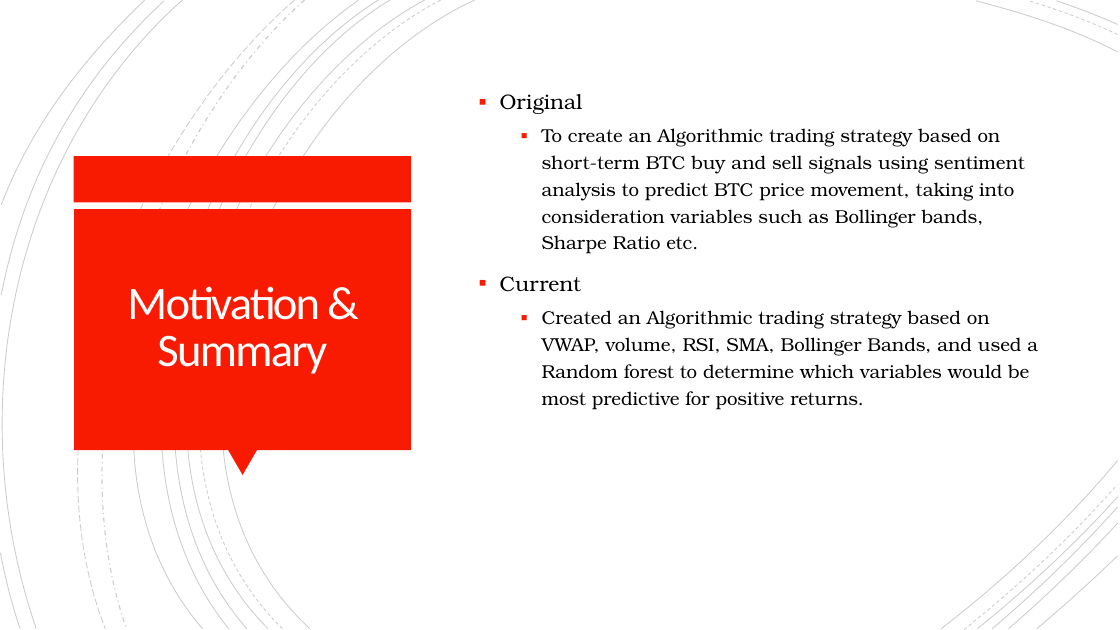
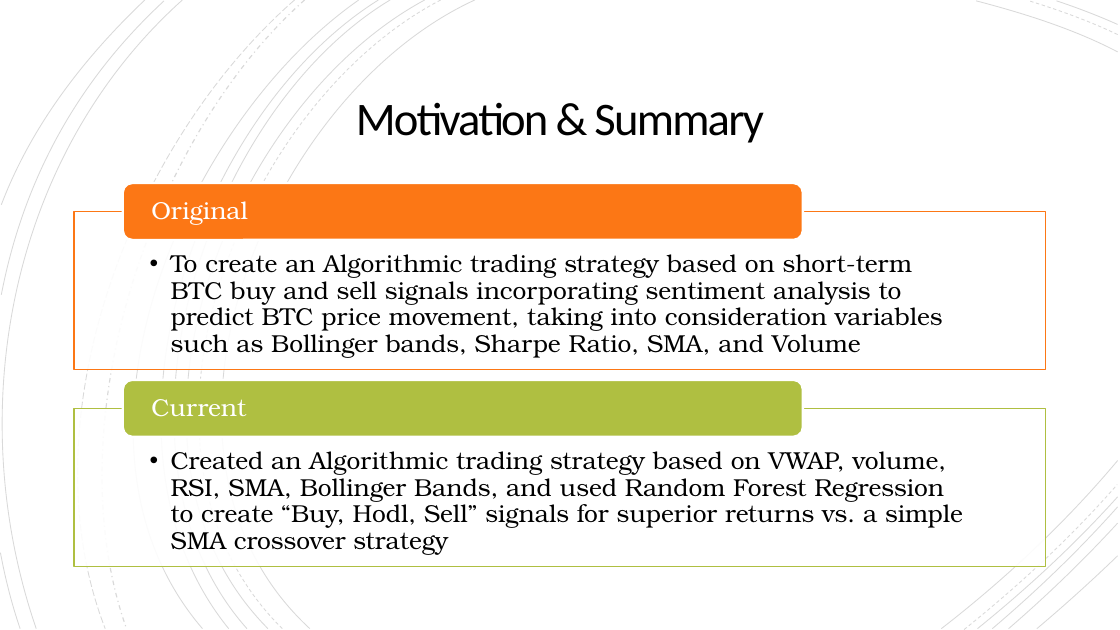
Before and after one commit to hammer888-tech/project2_algo_trading, a slide deck: slide 2 of Project_2-Algo-Trading.pptx. Drawn at 1120x630 pixels with LibreOffice and Linux fonts; fonts in the diff are those of the drawing. Boxes give left, top, right and bottom in pixels: in the first picture for what was removed or moved away, otherwise in the second. Text is boxed around its words. In the diff, an @@ line names an element or a change of style, - is before the commit and + after.

```diff
--- a/Project_2-Algo-Trading.pptx
+++ b/Project_2-Algo-Trading.pptx
@@ rectangle added at <box>0,0,1120,630</box>, fill #FFFFFF @@
@@ group added at <box>0,0,1118,630</box>: 17 freeform shapes @@
@@ title "Motivation & Summary": place and size @@
-title "Motivation & Summary" at <box>127,286,327,374</box>
+title "Motivation & Summary" at <box>356,102,764,143</box>
@@ title "Motivation & Summary" at <box>356,102,764,143</box>: text colour #FFFEFF to #000000 @@
@@ text removed at <box>500,94,1038,410</box> @@
-▪ Original
-  ▪ To create an Algorithmic trading strategy based on short-term BTC buy and sell signals using sentiment analysis to predict BTC price movement, taking into consideration variables such as Bollinger bands, Sharpe Ratio etc.
-▪ Current
-  ▪ Created an Algorithmic trading strategy based on VWAP, volume, RSI, SMA, Bollinger Bands, and used a Random forest to determine which variables would be most predictive for positive returns.
@@ rectangle removed at <box>74,156,412,202</box> @@
@@ rectangle removed at <box>74,209,411,450</box> @@
@@ group added at <box>74,183,1046,566</box>: 4 texts, 2 rectangles, 2 rounded rectangles @@
+  • To create an Algorithmic trading strategy based on short-term BTC buy and sell signals incorporating sentiment analysis to predict BTC price movement, taking into consideration variables such as Bollinger bands, Sharpe Ratio, SMA, and Volume
+Original
+  • Created an Algorithmic trading strategy based on VWAP, volume, RSI, SMA, Bollinger Bands, and used Random Forest Regression to create “Buy, Hodl, Sell” signals for superior returns vs. a simple SMA crossover strategy
+Current
@@ triangle removed at <box>228,450,257,476</box> @@
@@ freeform shape removed at <box>942,460,1118,628</box> @@
@@ freeform shape removed at <box>978,497,1118,628</box> @@
@@ freeform shape removed at <box>992,507,1117,628</box> @@
```
Also in this commit, not shown: 3 other slides changed, 9 slides added, 4 slides removed.
